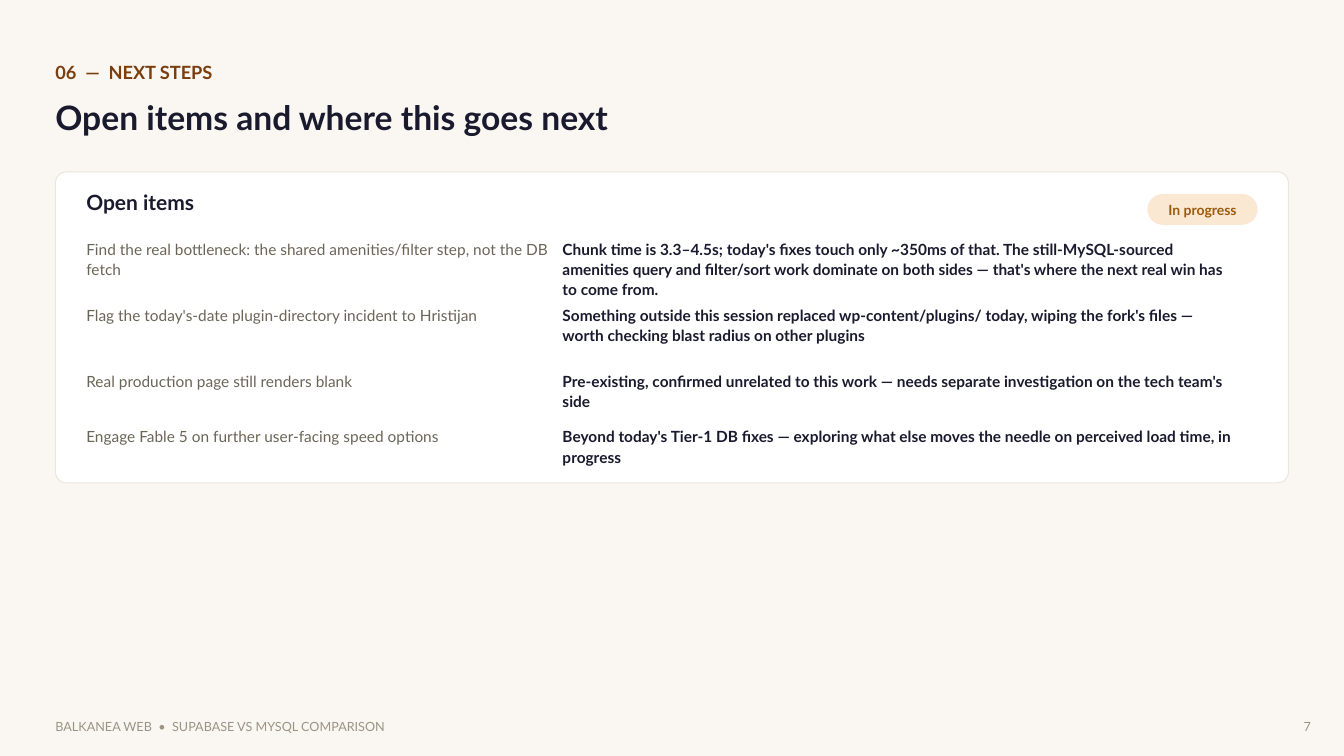
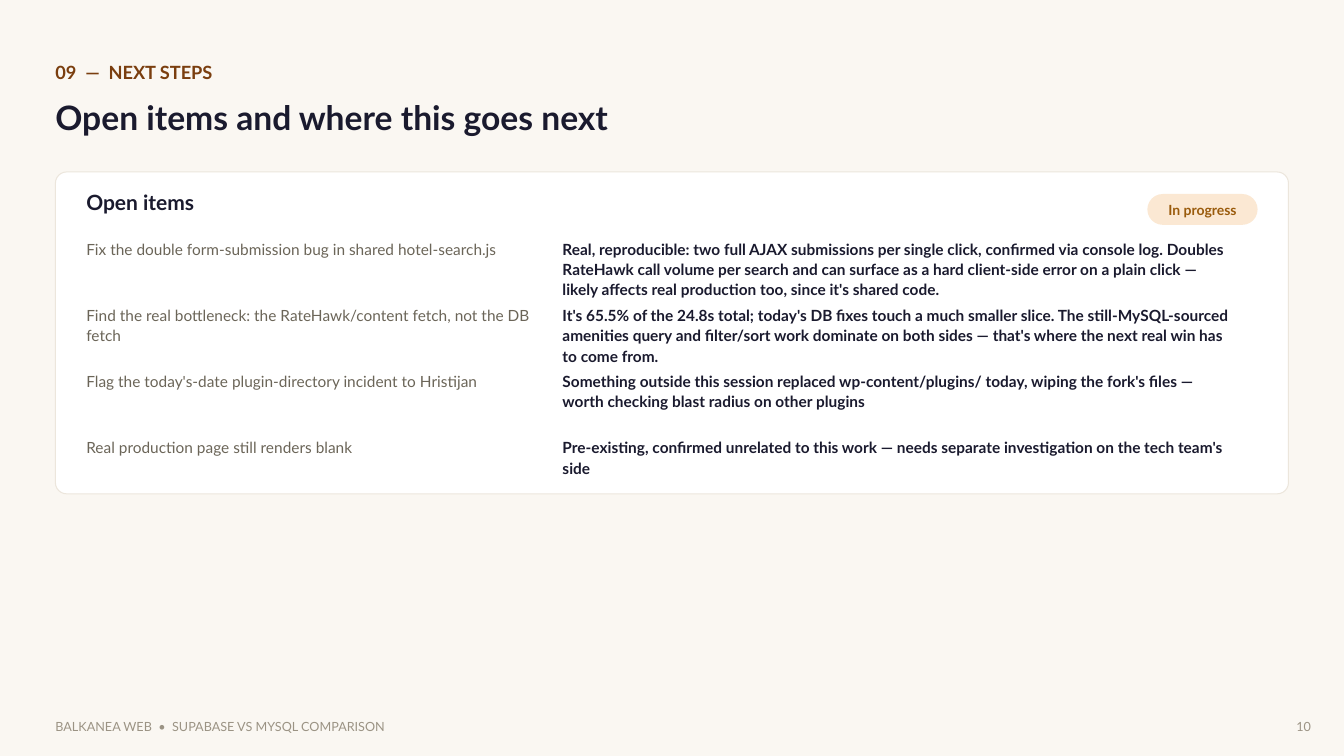
Before and after one commit to rweale-ai/balkanea-mobile, a slide deck: slide 10 of decks/Balkanea-Supabase-vs-MySQL-Comparison.pptx (slide 7 before the commit). Drawn at 1344x756 pixels with LibreOffice and Linux fonts; fonts in the diff are those of the drawing. Boxes give left, top, right and bottom in pixels: in the first picture for what was removed or moved away, otherwise in the second. Text is boxed around its words. In the diff, an @@ line names an element or a change of style, - is before the commit and + after.

```diff
--- a/decks/Balkanea-Supabase-vs-MySQL-Comparison.pptx
+++ b/decks/Balkanea-Supabase-vs-MySQL-Comparison.pptx
@@ text at (x1=55, y1=65, x2=212, y2=79): text changed @@
-06 — NEXT STEPS
+09 — NEXT STEPS
@@ rounded rectangle resized from (x1=55, y1=172, x2=1289, y2=483) to (x1=55, y1=172, x2=1289, y2=494) @@
@@ text at (x1=86, y1=243, x2=496, y2=258): text changed @@
-Find the real bottleneck: the shared amenities/filter step, not the DB fetch
+Fix the double form-submission bug in shared hotel-search.js
@@ text at (x1=562, y1=243, x2=1224, y2=298): text changed @@
-Chunk time is 3.3–4.5s; today's fixes touch only ~350ms of that. The still-MySQL-sourced amenities query and filter/sort work dominate on both sides — that's where the next real win has to come from.
+Real, reproducible: two full AJAX submissions per single click, confirmed via console log. Doubles RateHawk call volume per search and can surface as a hard client-side error on a plain click — likely affects real production too, since it's shared code.
@@ text added at (x1=86, y1=309, x2=530, y2=341), 11 pt, text #6B6558 @@
+Find the real bottleneck: the RateHawk/content fetch, not the DB fetch
@@ text added at (x1=562, y1=309, x2=1229, y2=362), 11 pt, text #1A1A2E, bold @@
+It's 65.5% of the 24.8s total; today's DB fixes touch a much smaller slice. The still-MySQL-sourced amenities query and filter/sort work dominate on both sides — that's where the next real win has to come from.
@@ text "Flag the today's-date plugin-directory incident ..." moved from (x1=86, y1=309, x2=477, y2=324) to (x1=86, y1=375, x2=477, y2=390) @@
@@ text "Something outside this session replaced ..." moved from (x1=562, y1=309, x2=1177, y2=344) to (x1=562, y1=375, x2=1177, y2=410) @@
@@ text "Real production page still renders ..." moved from (x1=86, y1=375, x2=352, y2=390) to (x1=86, y1=441, x2=352, y2=456) @@
@@ text removed at (x1=86, y1=430, x2=439, y2=445) @@
-Engage Fable 5 on further user-facing speed options
@@ text "Pre-existing, confirmed unrelated to this ..." moved from (x1=562, y1=375, x2=1222, y2=407) to (x1=562, y1=441, x2=1222, y2=474) @@
@@ text removed at (x1=562, y1=430, x2=1231, y2=466) @@
-Beyond today's Tier-1 DB fixes — exploring what else moves the needle on perceived load time, in progress
@@ text at (x1=1296, y1=722, x2=1311, y2=731): text changed @@
-7
+10
```
Also in this commit, not shown: 2 other slides changed, 3 slides added, 3 other files.
